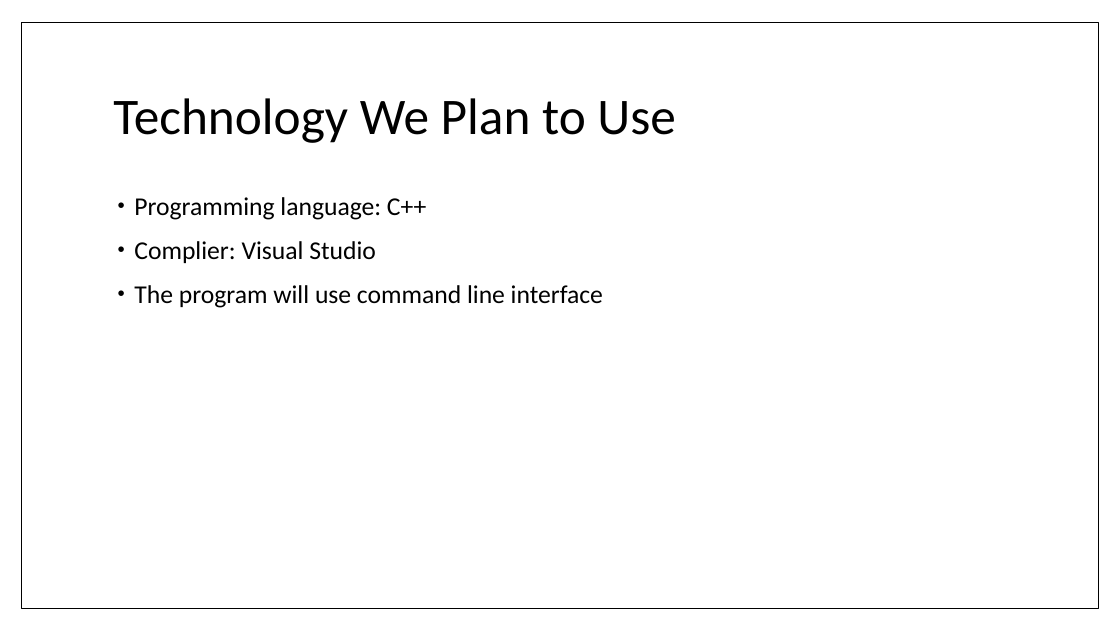
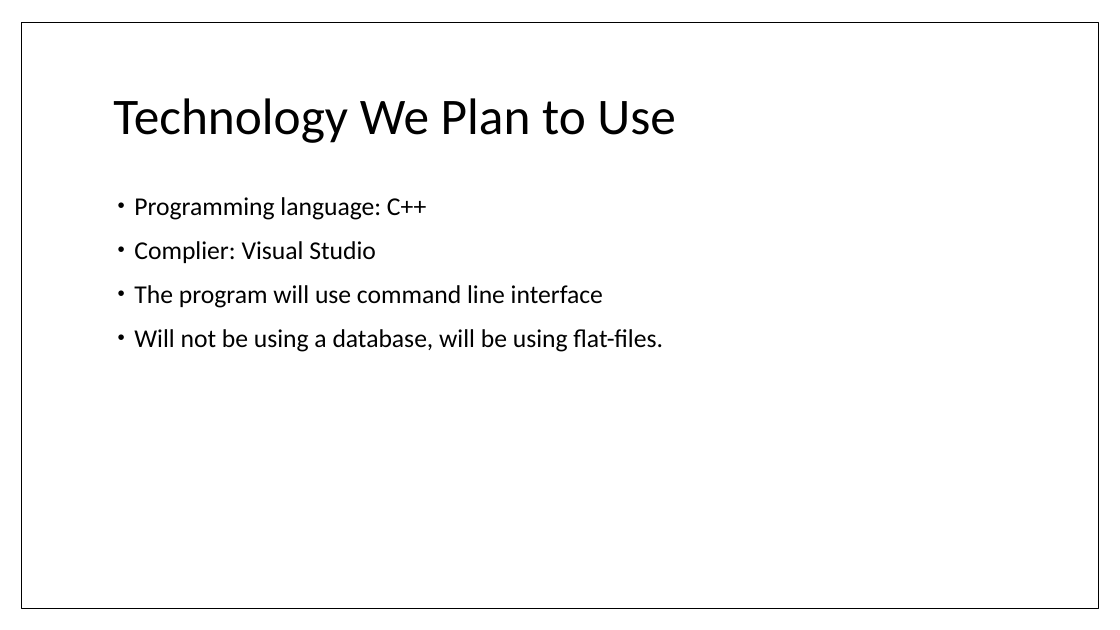
Before and after one commit to umdfeynman/umdfeynman, a slide deck: slide 7 of Work_In_Progress/CS/SPMP_Presentation.pptx. Drawn at 1120x630 pixels with LibreOffice and Linux fonts; fonts in the diff are those of the drawing. Boxes give left, top, right and bottom in pixels: in the first picture for what was removed or moved away, otherwise in the second. Text is boxed around its words. In the diff, an @@ line names an element or a change of style, - is before the commit and + after.

```diff
--- a/Work_In_Progress/CS/SPMP_Presentation.pptx
+++ b/Work_In_Progress/CS/SPMP_Presentation.pptx
@@ text at (134, 329, 663, 352): paragraph added @@
+• Will not be using a database, will be using flat-files.
```
Also in this commit, not shown: 2 other slides changed.
